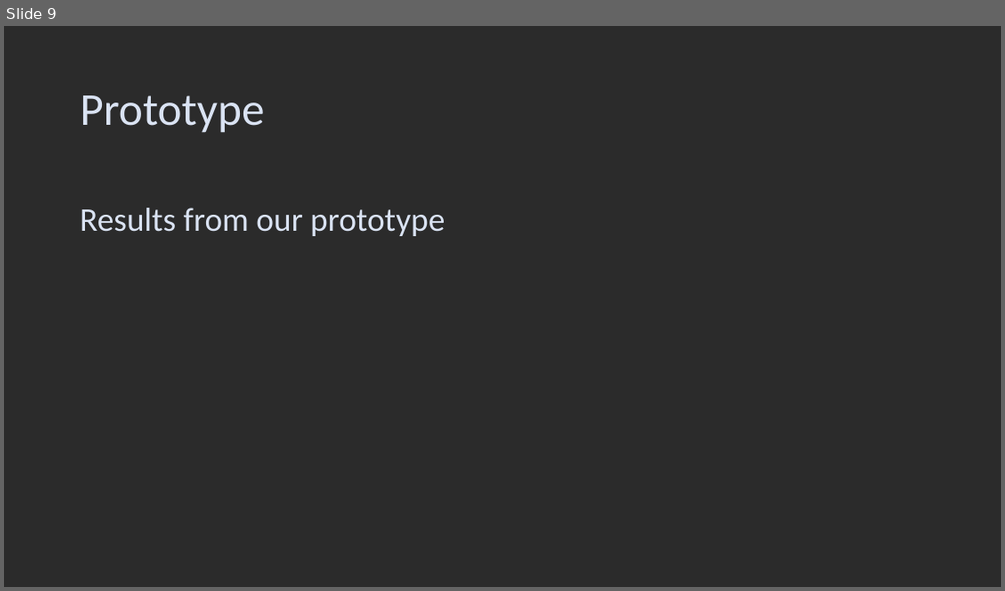
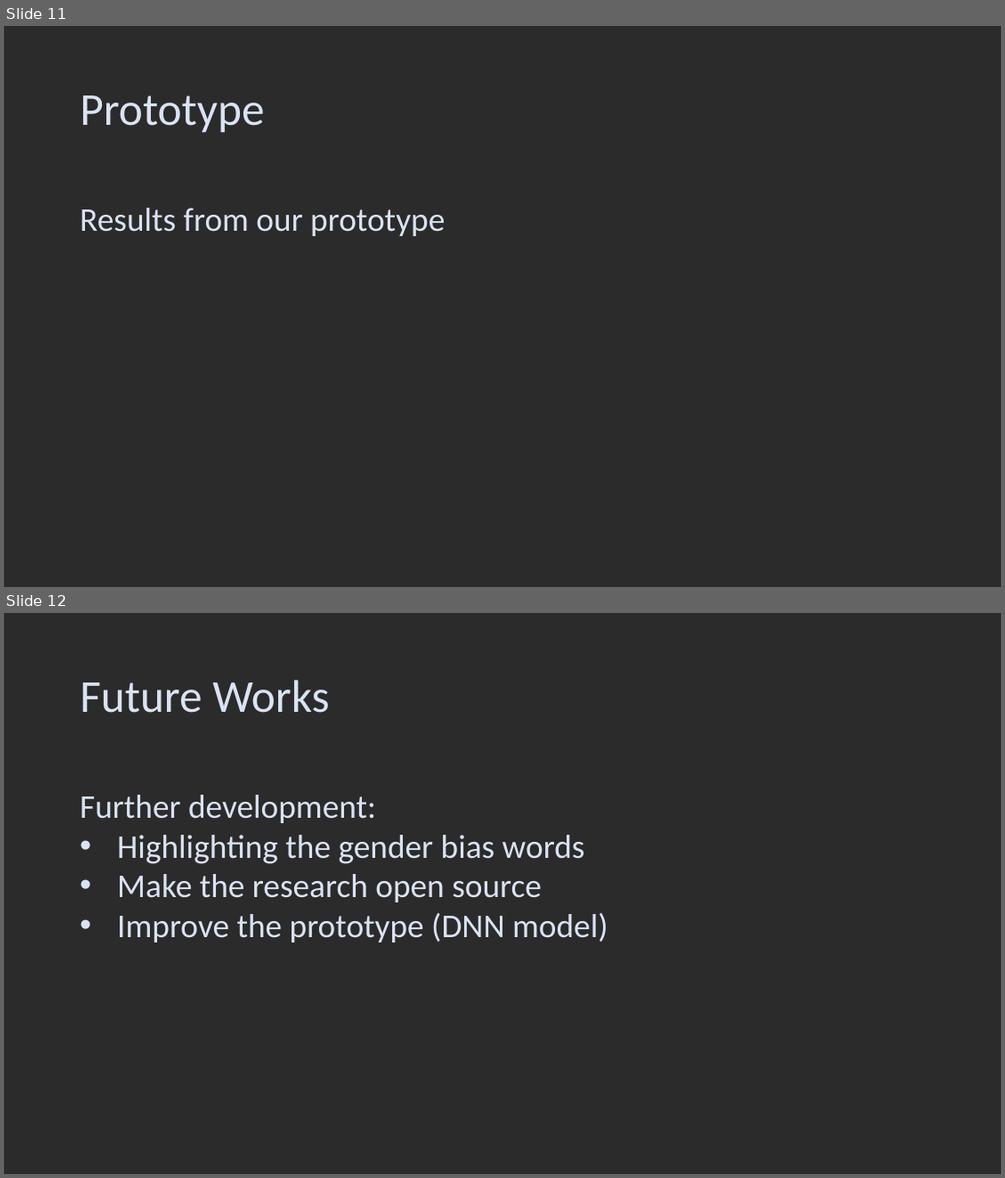
Before and after one commit to yurilavinas/ai_big_data_quantum_compution, a slide deck: DegenderisePresentation.pptx. Shown one above the other, each under a label of ours: slide 9 before the commit, slides 11 and 12 after it. The pictures are 1005x591 and 1005x1178 pixels, drawn with LibreOffice and Linux fonts; fonts in the diff are those of the drawing; background and template pictures are left out; a plain dark background stands for a picture behind light text. Boxes give left, top, right and bottom in pixels: in the first picture for what was removed or moved away, otherwise in the second. Text is boxed around its words. In the diff, an @@ line names an element or a change of style, - is before the commit and + after.

```diff
--- a/DegenderisePresentation.pptx
+++ b/DegenderisePresentation.pptx
@@ slide 12 added at bbox=[4, 613, 1001, 1174], background picture (left out) @@
@@ title added at bbox=[80, 680, 329, 713], 44 pt, text #DAE3F3 @@
+Future Works
@@ text added at bbox=[80, 795, 608, 942], 32 pt, text #DAE3F3 @@
+Further development:
+• Highlighting the gender bias words
+• Make the research open source
+• Improve the prototype (DNN model)
@@ what was slide 9 is now slide 11 @@
```
Also in this commit, not shown: 4 slides changed, 2 other slides added, 1 slide removed.
